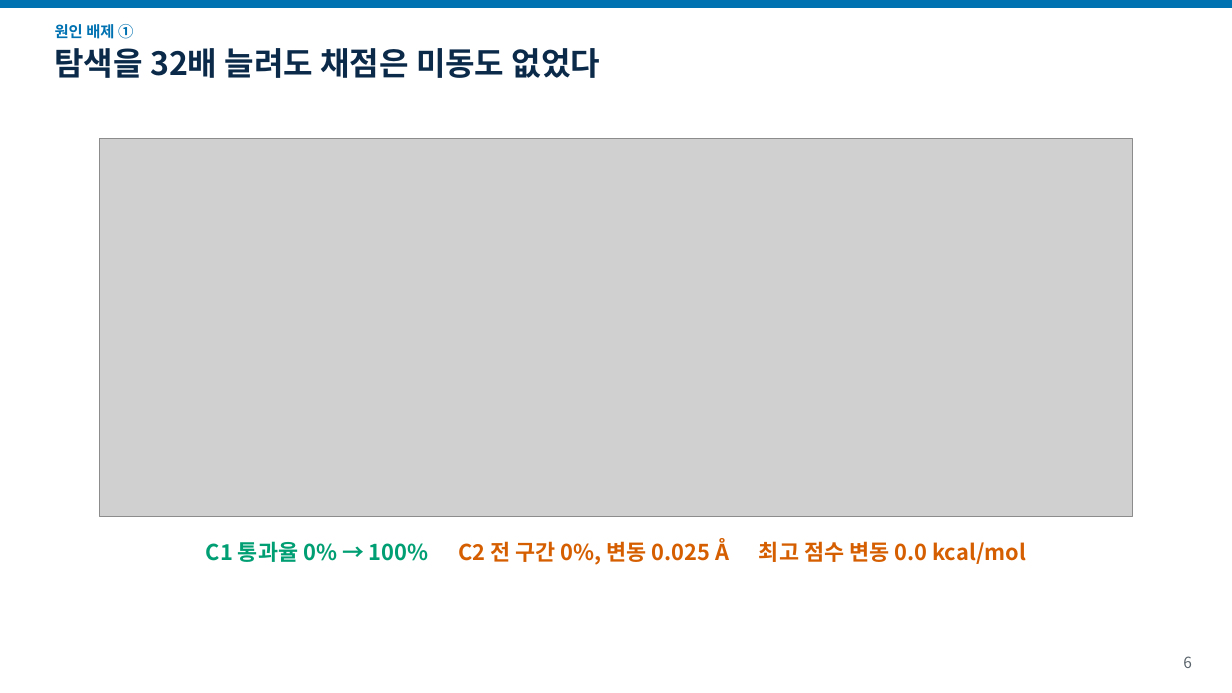
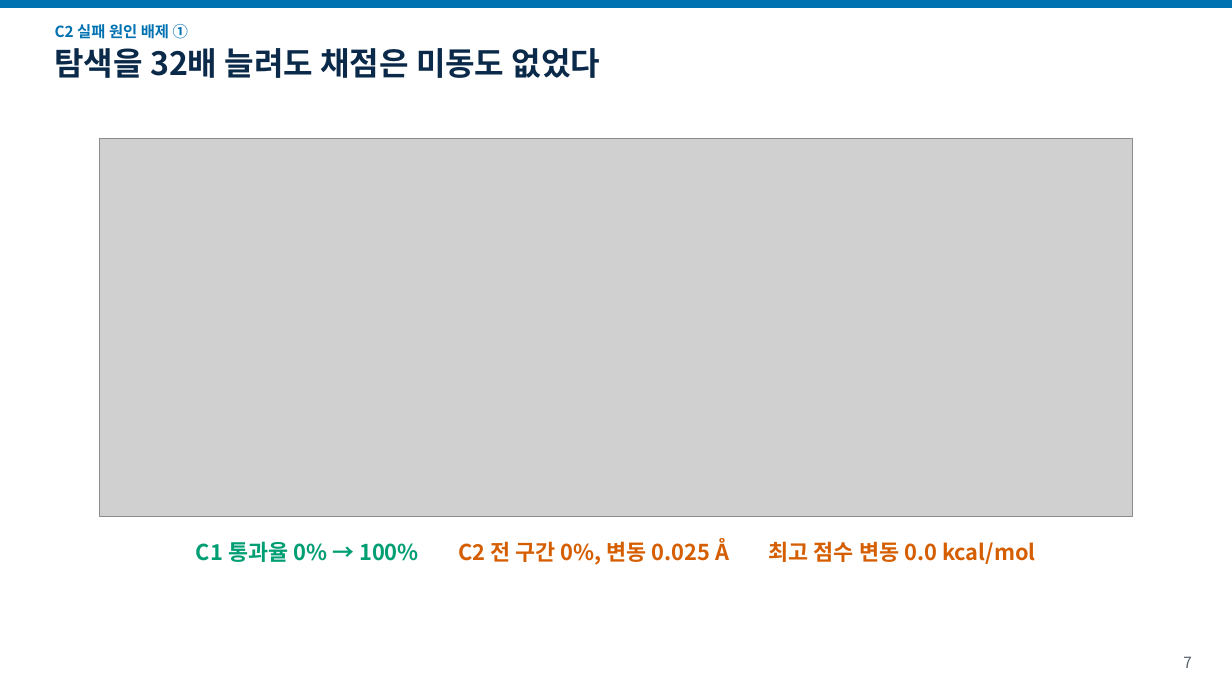
Before and after one commit to fourmodern/2026_aidrugdiscovery, a slide deck: slide 7 of Day06_LLM_Agent/pde5_harness/sample_run/report/docs/talk_16x9.pptx (slide 6 before the commit). Drawn at 1232x693 pixels with LibreOffice and Linux fonts; fonts in the diff are those of the drawing; grey boxes stand for pictures. Boxes give left, top, right and bottom in pixels: in the first picture for what was removed or moved away, otherwise in the second. Text is boxed around its words. In the diff, an @@ line names an element or a change of style, - is before the commit and + after.

```diff
--- a/Day06_LLM_Agent/pde5_harness/sample_run/report/docs/talk_16x9.pptx
+++ b/Day06_LLM_Agent/pde5_harness/sample_run/report/docs/talk_16x9.pptx
@@ text at (55, 21, 188, 41): text changed @@
-원인 배제 ①
+C2 실패 원인 배제 ①
@@ text "C1 통과율 0% → 100% ..." rewrapped from (206, 538, 1026, 565) to (196, 538, 1036, 565) @@
@@ text at (1183, 656, 1192, 668): text changed @@
-6
+7
```
Also in this commit, not shown: 7 other slides changed, 4 slides added, 4 slides removed, 25 other files.
